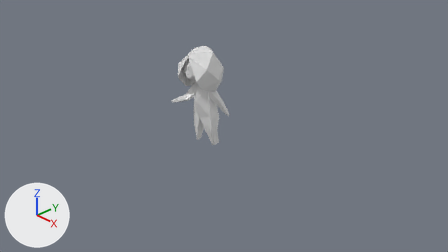
Renders of the Blender file Assets/player.blend from each side of a commit.
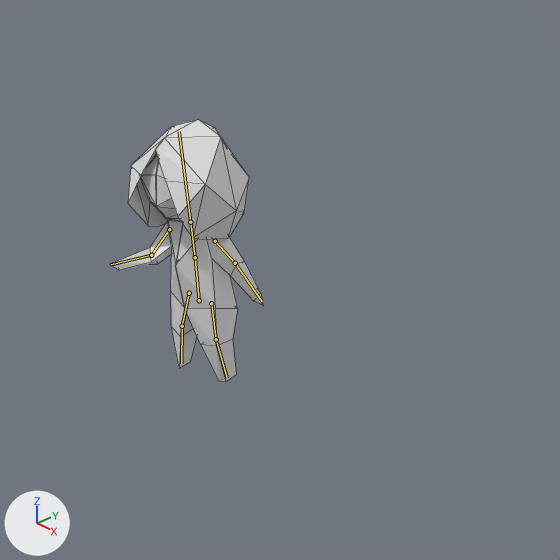
Each version appears first from the file's camera 'Camera', and next in a close-up on the part from 29% to 76% of the width and 0% to 84% of the height. Every picture has the same lights, and +X, +Y and +Z are marked at lower left. Both versions are drawn at frame 12 of the action 'attack'; the numbers are the values there. The bones that bend it are drawn over the model as lines in the close-ups. The close-ups show mesh edges as thin lines.

In view in the first close-up: 'Player'.
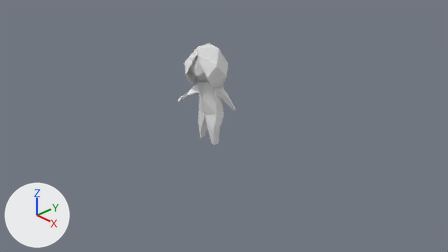
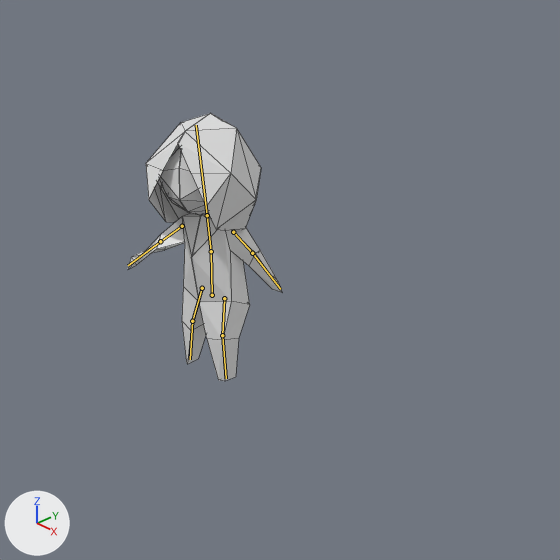
The edits, one by one:
Bone 'Torso' (bone_torso) moves from (0.0, 0.0, 0.73) to (0.0, 0.0, 0.0).
Bone 'Torso' (bone_torso) turns from (4, 0, 0) to (0, 0, 0) degrees about its own x, y and z.
Bone 'Chest' (bone_chest) moves from (-0.01, 0.0, -0.01) to (-0.03, -0.01, -0.01).
Bone 'Chest' (bone_chest) turns from (1, 9, -2) to (2, 19, -5) degrees about its own x, y and z.
Bone 'Arm.R' (bone_arm_r) moves from (-0.02, -0.01, 0.04) to (-0.04, -0.03, 0.07).
Bone 'Arm.R' (bone_arm_r) turns from (39, 12, -5) to (11, 33, -18) degrees about its own x, y and z.
Bone 'Forearm.R' (bone_forearm_r) moves from (0.4, 0.4, -0.11) to (0.57, 0.54, -0.16).
Bone 'Forearm.R' (bone_forearm_r) turns from (-55, -24, 18) to (19, -105, -40) degrees about its own x, y and z.
Bone 'Thigh.L' (bone_thigh_l) turns from (-8, 0, 0) to (0, 0, 0) degrees about its own x, y and z.

Where the change shows, as pixel boxes [x1, y1, x2, y2] in the close-ups (560 x 560 px):
'Player', posed: before [110, 119, 263, 382]; after [128, 113, 282, 381]
bone 'Torso', root to tip: before (199, 300) to (195, 257); after (212, 295) to (211, 251)
bone 'Chest', root to tip: before (195, 257) to (190, 222); after (211, 251) to (207, 215)
bone 'Arm.R', root to tip: before (169, 229) to (151, 255); after (182, 226) to (160, 241)
bone 'Forearm.R', root to tip: before (151, 255) to (111, 264); after (160, 241) to (128, 265)
bone 'Thigh.L', root to tip: before (211, 303) to (216, 339); after (224, 298) to (222, 335)
